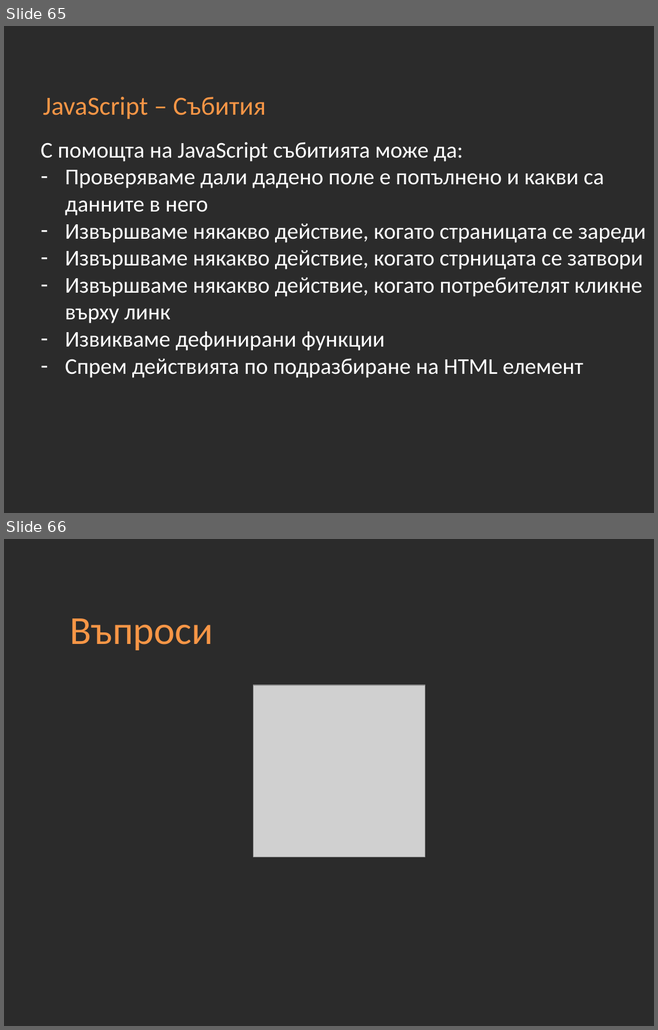
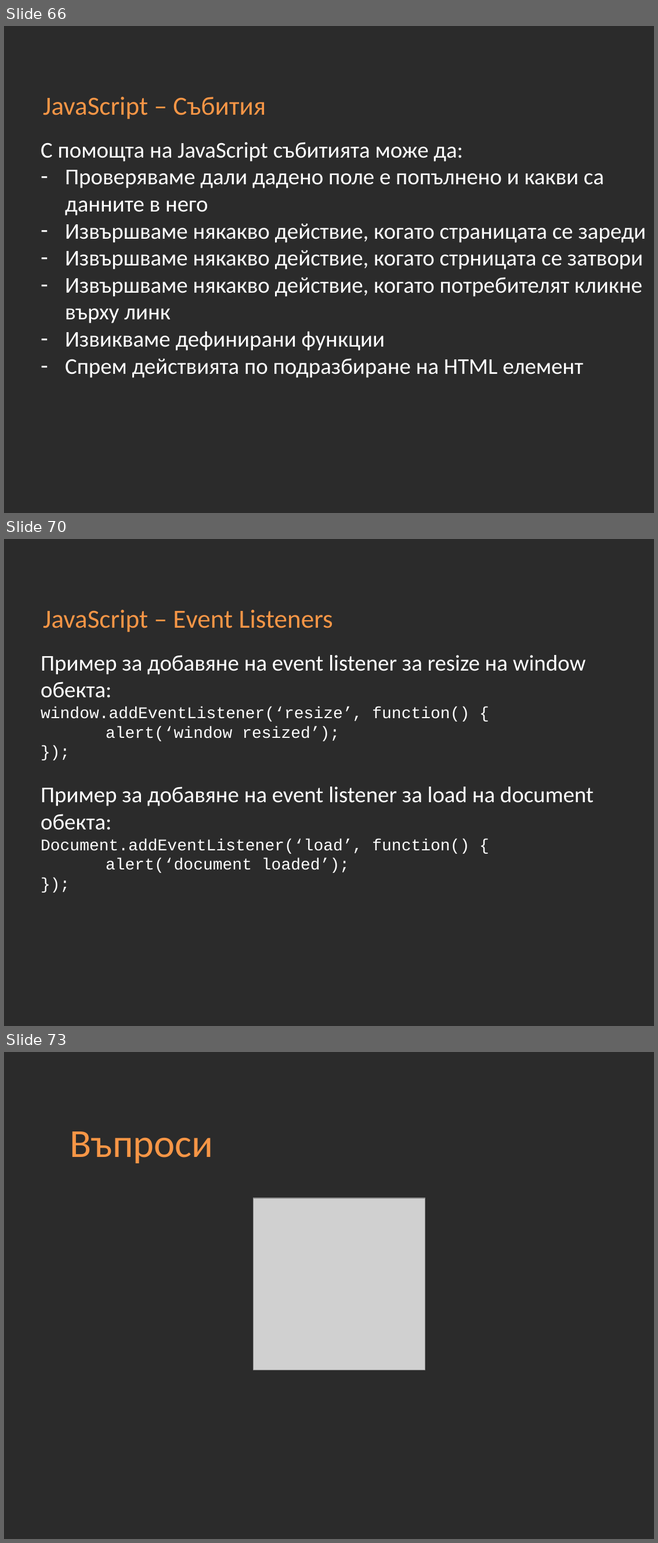
Before and after one commit to Academy-Soft-Intellect/Front-End-Course, a slide deck: 10-JavaScript-Basics.pptx. Shown one above the other, each under a label of ours: slides 65 and 66 before the commit, slides 66, 70 and 73 after it; the slides between them are not shown. The pictures are 658x1030 and 658x1543 pixels, drawn with LibreOffice and Linux fonts; fonts in the diff are those of the drawing; grey boxes stand for pictures; background and template pictures are left out; a plain dark background stands for a picture behind light text. Boxes give left, top, right and bottom in pixels: in the first picture for what was removed or moved away, otherwise in the second. Text is boxed around its words. In the diff, an @@ line names an element or a change of style, - is before the commit and + after.

```diff
--- a/10-JavaScript-Basics.pptx
+++ b/10-JavaScript-Basics.pptx
@@ slide 70 added at <box>4,539,654,1026</box>, background picture (left out) @@
@@ title added at <box>43,610,333,632</box>, 29 pt, text #F79646 @@
+JavaScript – Еvent Listeners
@@ text added at <box>41,655,593,873</box>, 18 pt, text #FFFFFF @@
+Пример за добавяне на event listener за resize на window обекта:
+window.addEventListener(‘resize’, function() {
+alert(‘window resized’);
+});
+Пример за добавяне на event listener за load на document обекта:
+Document.addEventListener(‘load’, function() {
+alert(‘document loaded’);
+});
@@ what was slide 65 is now slide 66 @@
@@ what was slide 66 is now slide 73 @@
```
Also in this commit, not shown: 6 other slides added.
